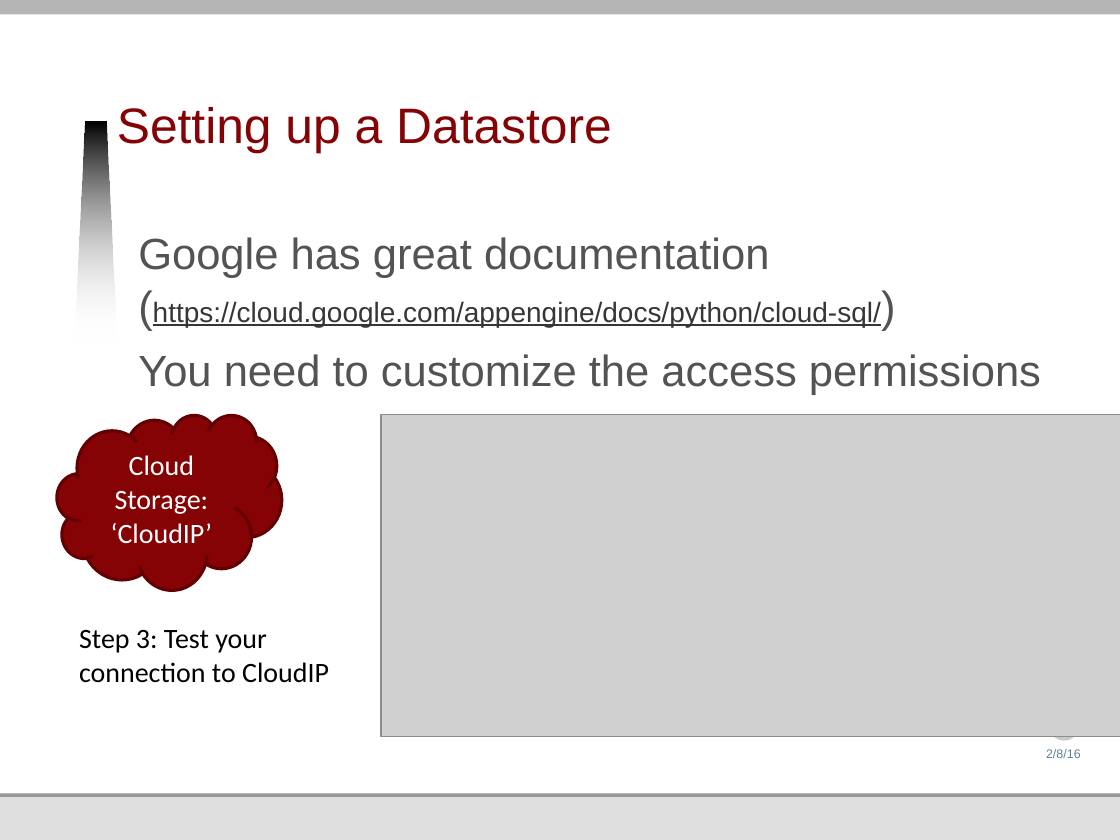
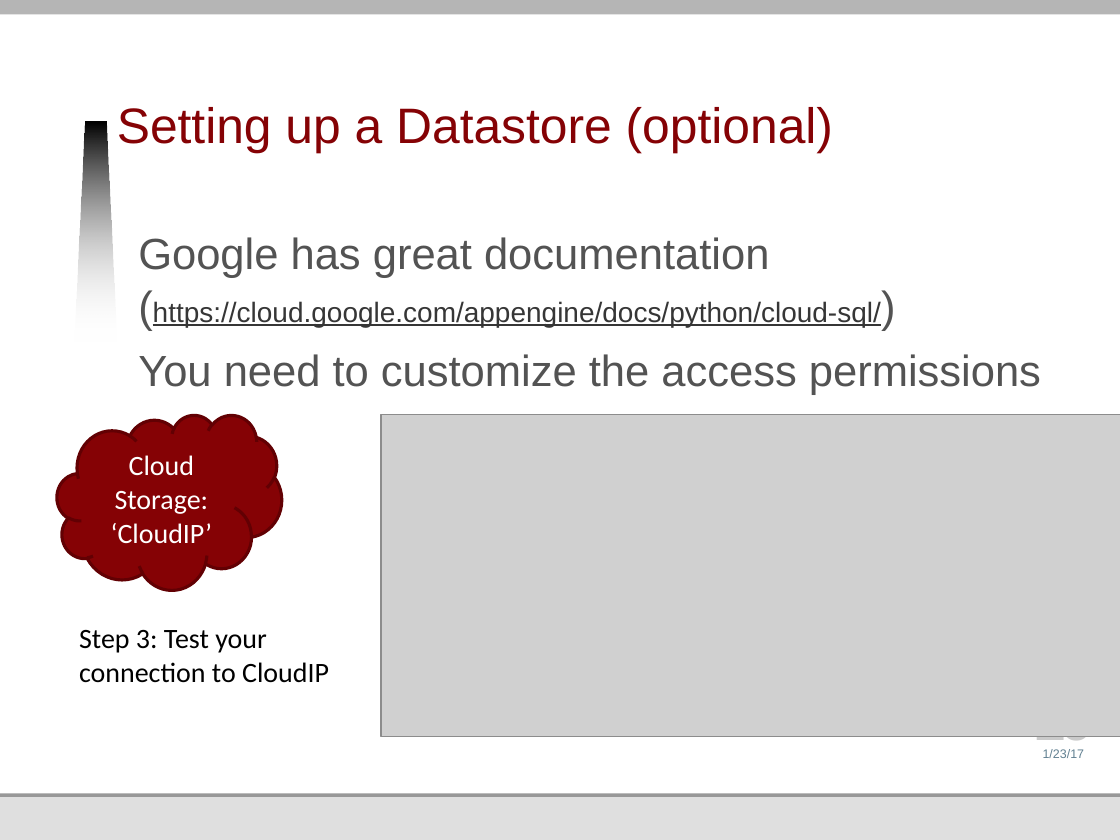
Before and after one commit to jmankoff/data, a slide deck: slide 10 of Lectures/Byte 3 Mobile.pptx (slide 6 before the commit). Drawn at 1120x840 pixels with LibreOffice and Linux fonts; fonts in the diff are those of the drawing; grey boxes stand for pictures; background and template pictures are left out. Boxes give left, top, right and bottom in pixels: in the first picture for what was removed or moved away, otherwise in the second. Text is boxed around its words. In the diff, an @@ line names an element or a change of style, - is before the commit and + after.

```diff
--- a/Lectures/Byte 3 Mobile.pptx
+++ b/Lectures/Byte 3 Mobile.pptx
@@ title at bbox=[117, 107, 833, 154]: text changed @@
-Setting up a Datastore
+Setting up a Datastore (optional)
@@ page number at bbox=[1033, 736, 1094, 752]: text changed @@
-6
+10
@@ text at bbox=[1043, 749, 1085, 758]: text changed @@
-2/8/16
+1/23/17
```
Also in this commit, not shown: 18 other slides changed, 5 slides added, 1 slide removed.
